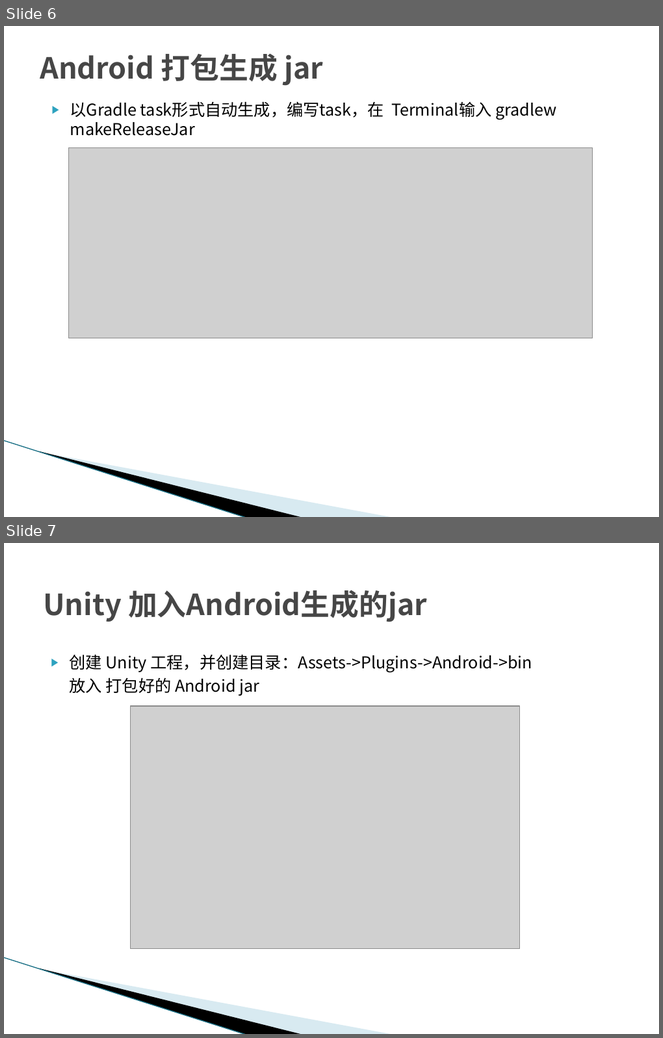
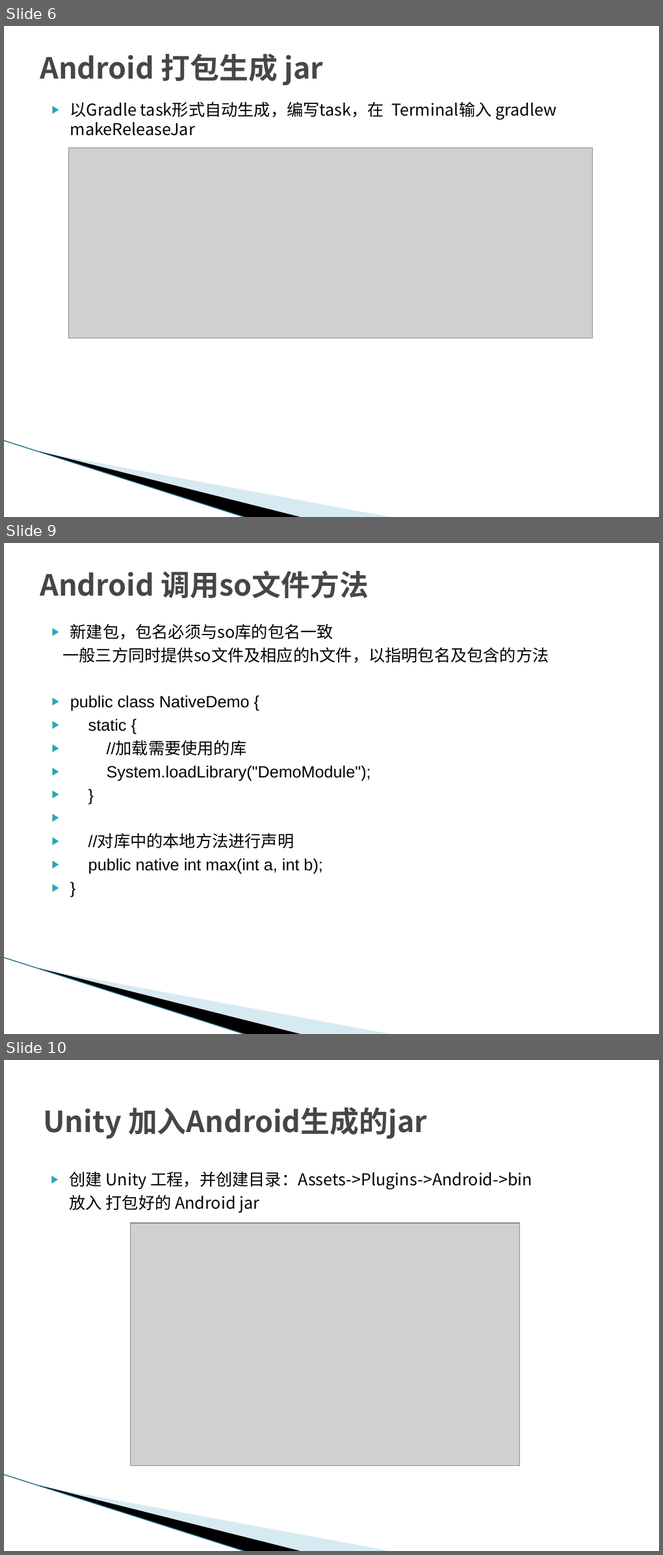
Before and after one commit to mengtrue/AndroidStudio, a slide deck: UnityLauncher/Unity_AndroidJar.pptx. Shown one above the other, each under a label of ours: slides 6 and 7 before the commit, slides 6, 9 and 10 after it; the slides between them are not shown. The pictures are 663x1038 and 663x1555 pixels, drawn with LibreOffice and Linux fonts; fonts in the diff are those of the drawing; grey boxes stand for pictures; background and template pictures are left out. Boxes give left, top, right and bottom in pixels: in the first picture for what was removed or moved away, otherwise in the second. Text is boxed around its words. In the diff, an @@ line names an element or a change of style, - is before the commit and + after.

Commit message:
增加 Android studio 对 so 文件的导入及使用

```diff
--- a/UnityLauncher/Unity_AndroidJar.pptx
+++ b/UnityLauncher/Unity_AndroidJar.pptx
@@ slide 9 added at <box>4,543,659,1034</box>, background #FFFFFF; not listed: 3 template elements that a slide beside it also shows @@
@@ title added at <box>40,570,369,598</box>, 32 pt, text #464646, bold @@
+Android 调用so文件方法
@@ text added at <box>63,624,549,875</box>, 18 pt, text #000000 @@
+▶ 新建包，包名必须与so库的包名一致
+一般三方同时提供so文件及相应的h文件，以指明包名及包含的方法
+▶ public class NativeDemo {
+▶ static {
+▶ //加载需要使用的库
+▶ System.loadLibrary("DemoModule");
+▶ }
+▶ //对库中的本地方法进行声明
+▶ public native int max(int a, int b);
+▶ }
@@ what was slide 7 is now slide 10 @@
```
Also in this commit, not shown: 2 other slides added, 2 other files.
